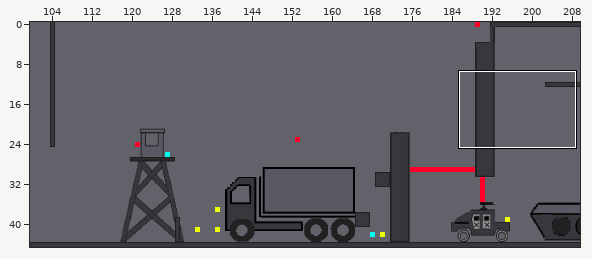
Tiled map (JSON): levels/level1.json. The picture above shows the old version from afar; the outline marks the close-up.
Close-up. First the earlier version:
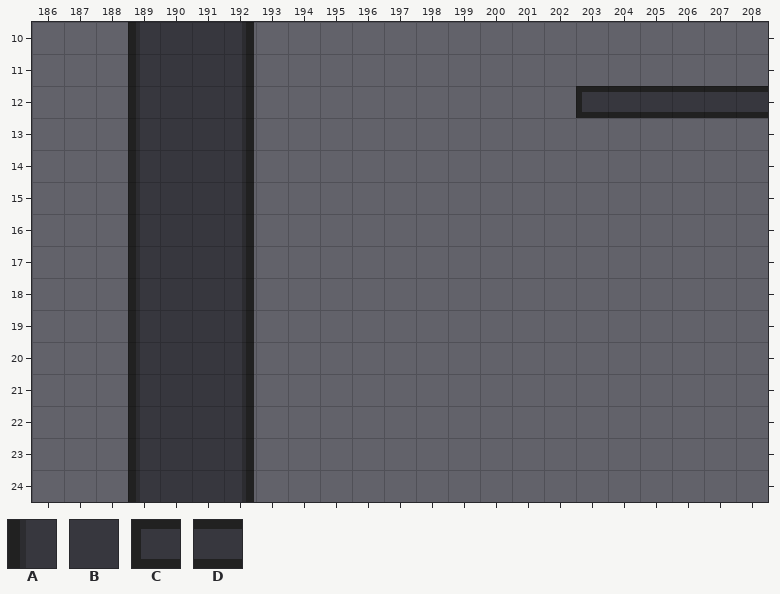
Cells are 16x16 px. Shown: x 186..208, y 10..24. The commit also changed other parts of the map, which this record leaves out.
Key: from "tileset": A 4545, B 4546, C 5457, D 5458.
_ is an empty cell.
Layers that did not change in this view are not listed.
Layer "platform" before, first column x 186:
10 ___ABB_________________
11 ___ABB_________________
12 ___ABB___________CDDDDD
13 ___ABB_________________
14 ___ABB_________________
15 ___ABB_________________
16 ___ABB_________________
17 ___ABB_________________
18 ___ABB_________________
19 ___ABB_________________
20 ___ABB_________________
21 ___ABB_________________
22 ___ABB_________________
23 ___ABB_________________
24 ___ABB_________________
Now the later version:
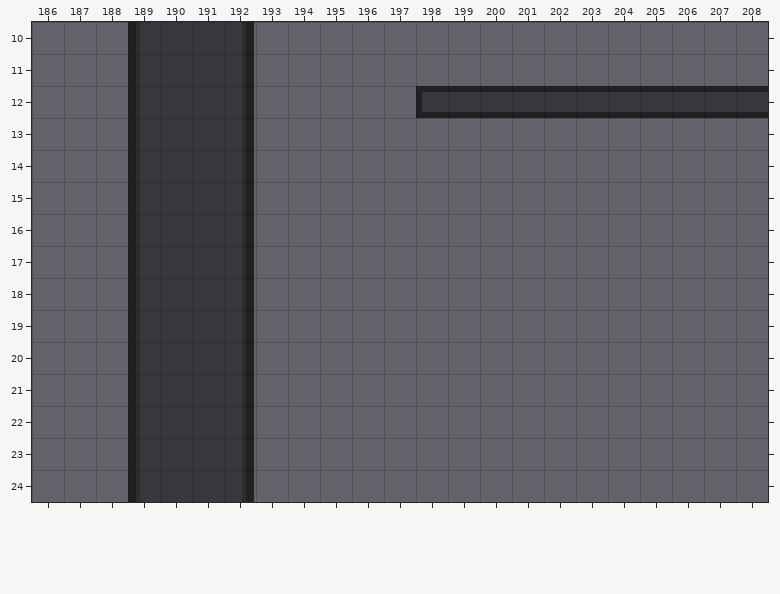
What changed:
Changed rows in their new state; . is an unchanged cell.
Layer "platform":
first column x 198:
12 CDDDDD
